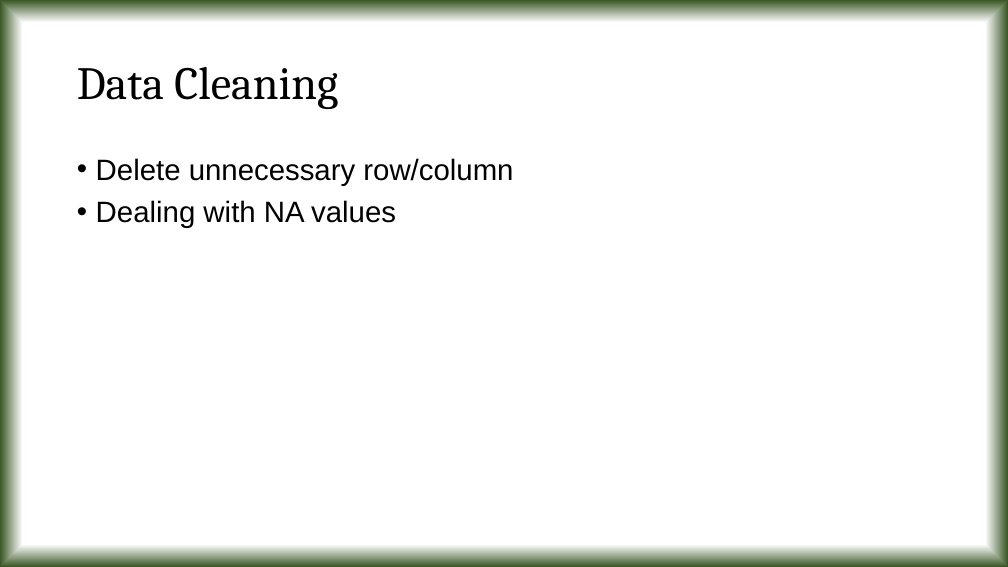
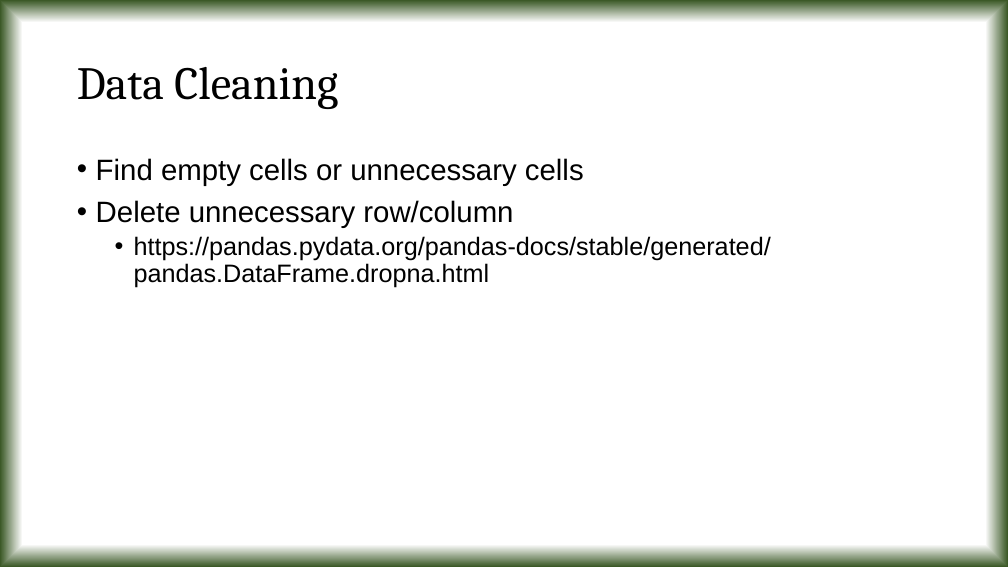
Before and after one commit to tanmoyie/Applied-Statistics, a slide deck: slide 11 of Projects & Dataset/Presentation on Python projects in Applied Statistics.pptx (slide 8 before the commit). Drawn at 1008x567 pixels with LibreOffice and Linux fonts; fonts in the diff are those of the drawing. Boxes give left, top, right and bottom in pixels: in the first picture for what was removed or moved away, otherwise in the second. Text is boxed around its words. In the diff, an @@ line names an element or a change of style, - is before the commit and + after.

```diff
--- a/Projects & Dataset/Presentation on Python projects in Applied Statistics.pptx
+++ b/Projects & Dataset/Presentation on Python projects in Applied Statistics.pptx
@@ text at (96,158,584,186): paragraph added @@
+• Find empty cells or unnecessary cells
@@ text at (134,236,771,288): text changed; size 28 to 24 pt @@
-• Dealing with NA values
+  • https://pandas.pydata.org/pandas-docs/stable/generated/pandas.DataFrame.dropna.html
```
Also in this commit, not shown: 2 other slides changed, 9 slides added, 2 other files.
